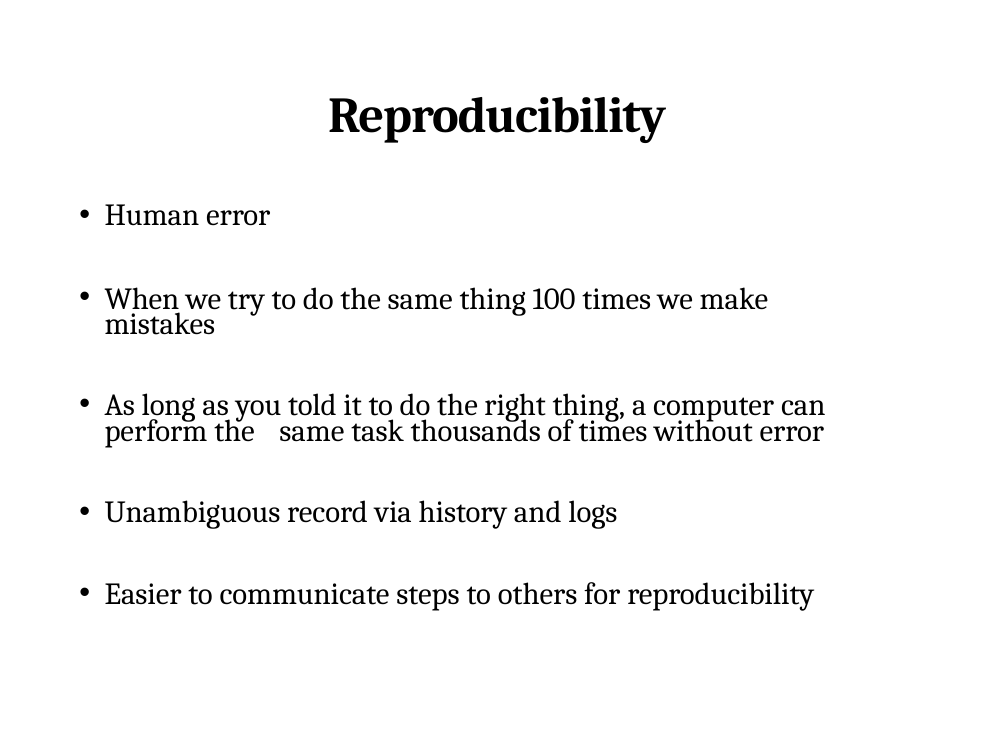
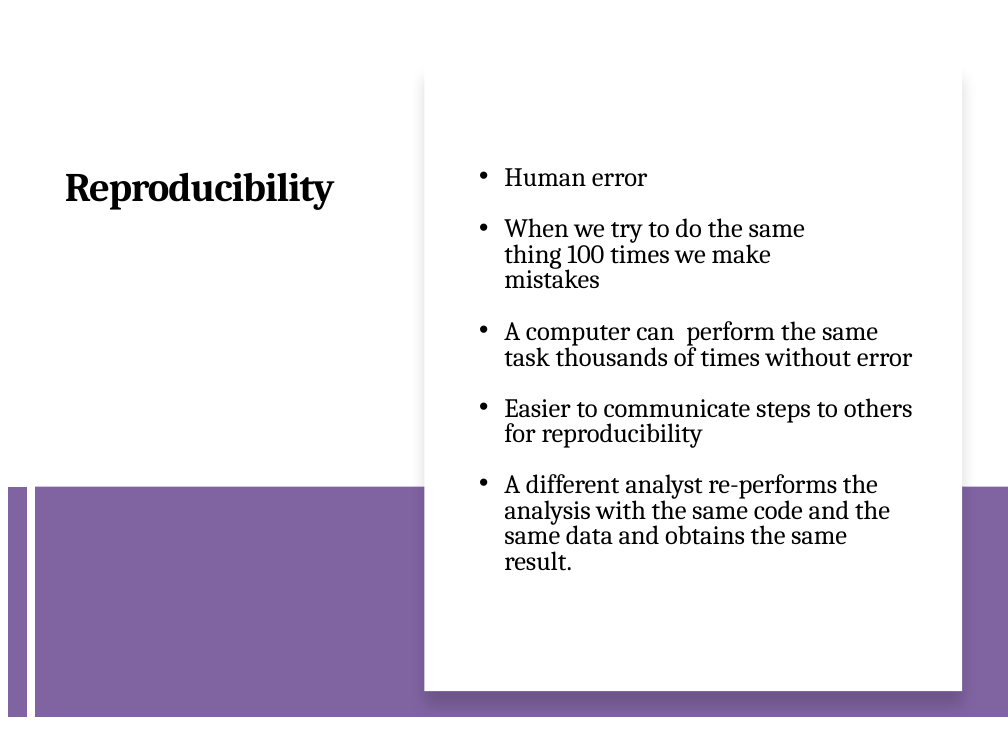
Before and after one commit to PRodriguez19/Intro-to-shell, a slide deck: slide 14 of lectures/Lecture1-MMG3320-Introduction.pptx (slide 15 before the commit). Drawn at 1008x756 pixels with LibreOffice and Linux fonts; fonts in the diff are those of the drawing. Boxes give left, top, right and bottom in pixels: in the first picture for what was removed or moved away, otherwise in the second. Text is boxed around its words. In the diff, an @@ line names an element or a change of style, - is before the commit and + after.

```diff
--- a/lectures/Lecture1-MMG3320-Introduction.pptx
+++ b/lectures/Lecture1-MMG3320-Introduction.pptx
@@ rectangle added at box(424, 65, 963, 690), fill #FFFFFF @@
@@ title "Reproducibility": place and size @@
-title "Reproducibility" at box(328, 97, 666, 143)
+title "Reproducibility" at box(65, 172, 335, 210)
@@ title "Reproducibility" at box(65, 172, 335, 210): size 36 to 29 pt; line spacing 1 to 0.9; less space between paragraphs @@
@@ text "Human error": place and size @@
-text "Human error" at box(105, 204, 826, 611)
+text "Human error" at box(504, 168, 913, 571)
@@ text at box(504, 168, 913, 448): size 22 to 19 pt in "Human error", "When we try to do the same ...", "Easier to communicate steps to others for ..."; line spacing 1 to 0.8; line spacing 0.68 to 0.8 @@
@@ text at box(504, 321, 913, 367): text changed; size 22 to 19 pt @@
-• As long as you told it to do the right thing, a computer can perform the same task thousands of times without error
-• Unambiguous record via history and logs
+• A computer can perform the same task thousands of times without error
@@ text at box(504, 474, 890, 571): paragraph added @@
+• A different analyst re-performs the analysis with the same code and the same data and obtains the same result.
@@ line added from (17, 487) to (17, 717), #8064A2 14 pt @@
@@ rectangle added at box(35, 487, 1008, 717), fill #8064A2 @@
```
Also in this commit, not shown: 9 other slides changed, 1 slide added, 2 slides removed, 3 other files.
